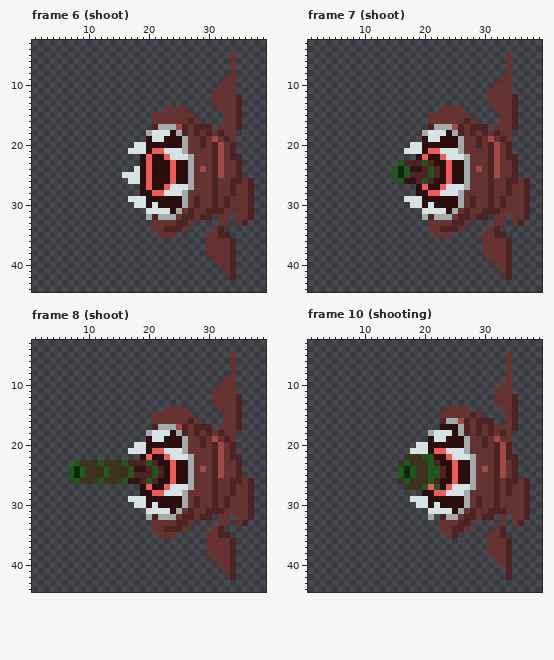
Pixel-art file -- PHPH/Assets/Imgae/monster/monster_shooter.aseprite. This is how it looked before the edit.
48x48 pixels, 20 frames. Colours within 5 levels of each other are drawn and written as one. Shown: frame 6 (shoot): x 1..39, y 3..44; frame 7 (shoot): x 1..39, y 3..44; frame 8 (shoot): x 1..39, y 3..44; frame 10 (shooting): x 1..39, y 3..44. The commit also changed other frames, which this record leaves out.
Once edited:
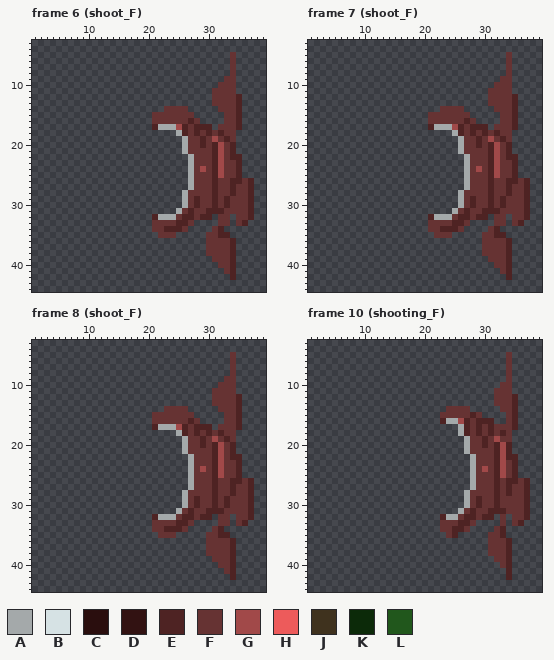
Palette (. is transparent): A #a4a9aa  B #d6e2e4  C #2a0e0e  D #321212  E #4e2323  F #663333  G #a14949  H #ed5b5b  J #3f321e  K #0c2a09  L #21571c
The exact change:
Changed rows in their new state; - is an unchanged pixel.
Frame 6 (shoot_F), layer "Layer 11":
first column x 16:
18 ----.....--
19 ----......-
20 --........-
21 -.........-
22 ---........
23 ---........
24 --.........
25 ...........
26 -..........
27 ---........
28 ---.......-
29 -.........-
30 --........-
31 ----.....--
32 ----.------
Frame 7 (shoot_F), layer "Layer 11":
first column x 15:
18 -----.....--
19 -----......-
20 ---........-
21 --.........-
22 ----........
23 -...........
24 ............
25 ............
26 -...........
27 ----........
28 ----.......-
29 --.........-
30 ---........-
31 -----.....--
32 -----.------
Frame 8 (shoot_F), layer "Layer 11":
first column x 7:
18 -------------.....--
19 -------------......-
20 -----------........-
21 ----------.........-
22 ------------........
23 -...................
24 ....................
25 ....................
26 -...................
27 ------------........
28 ------------.......-
29 ----------.........-
30 -----------........-
31 -------------.....--
32 -------------.------
Frame 10 (shooting_F), layers "Layer 10", "Layer 11":
first column x 16:
17 -------...--
18 -----.....--
19 -----......-
20 ---........-
21 --.........-
22 -...........
23 ............
24 ............
25 ............
26 ............
27 -...........
28 ----.......-
29 --.........-
30 ---........-
31 -----.....--
32 -----.------
